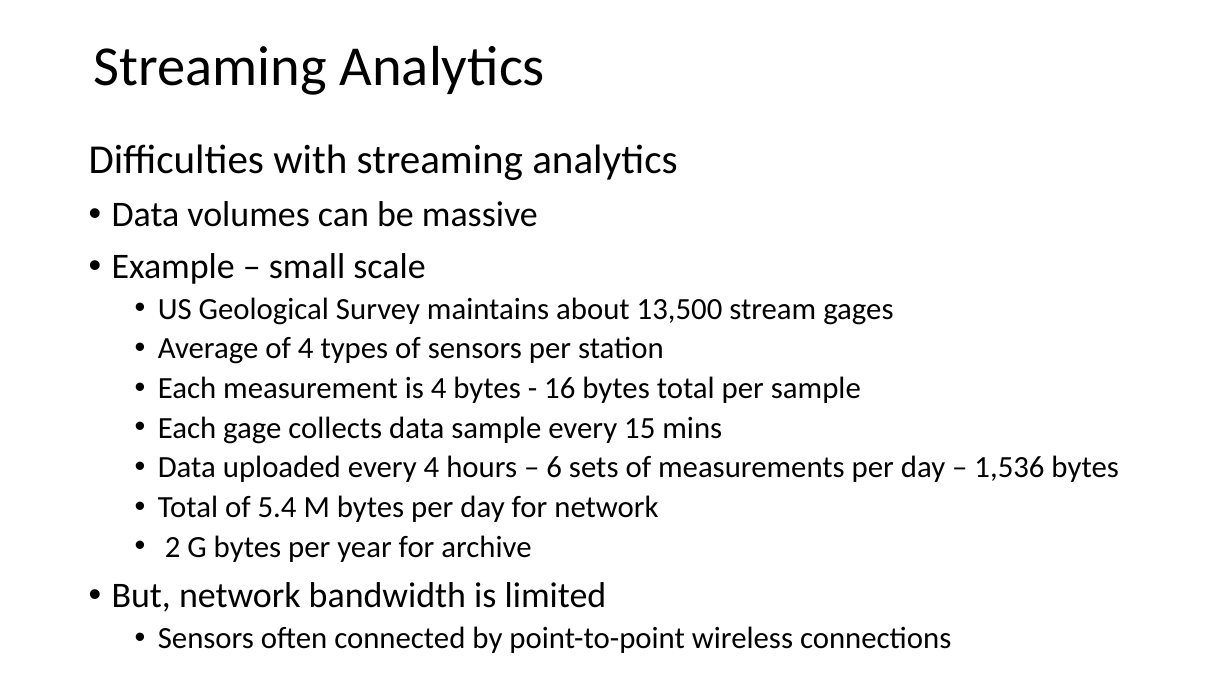
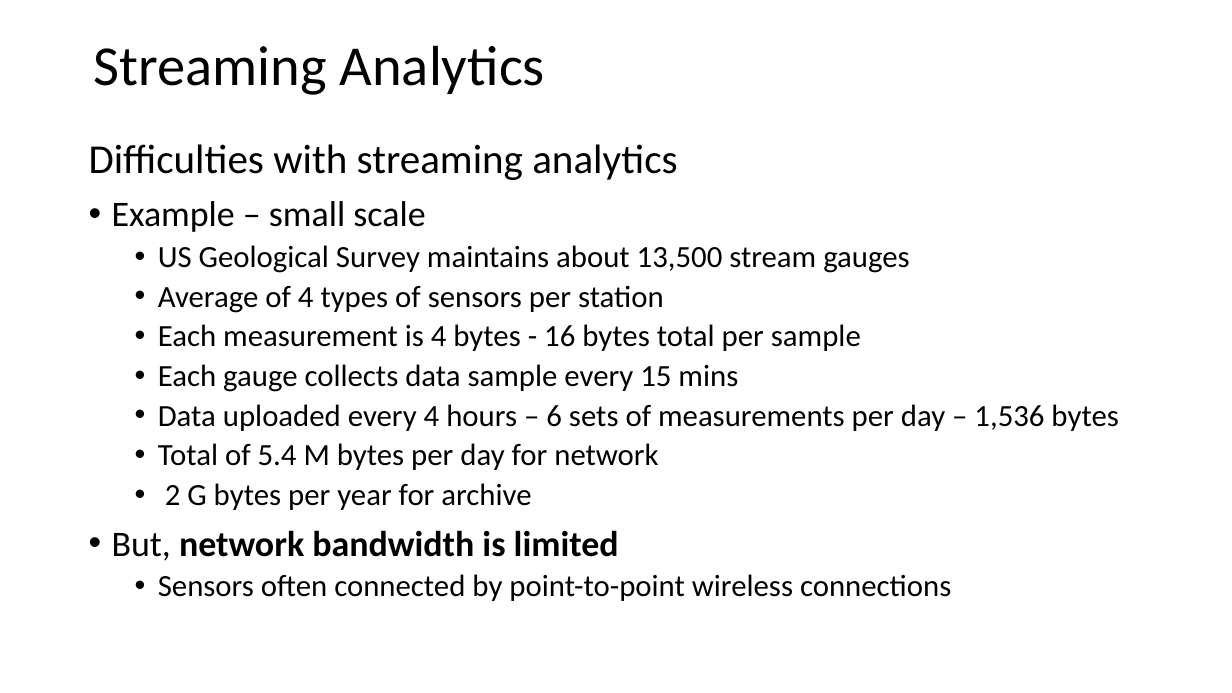
Before and after one commit to tenevian/Harvard-SSP-Data-Mining, a slide deck: slide 5 of slides/3_StreamingAnalytics.pptx. Drawn at 1232x693 pixels with LibreOffice and Linux fonts; fonts in the diff are those of the drawing. Boxes give left, top, right and bottom in pixels: in the first picture for what was removed or moved away, otherwise in the second. Text is boxed around its words. In the diff, an @@ line names an element or a change of style, - is before the commit and + after.

Commit message:
Edits to slide deck

```diff
--- a/slides/3_StreamingAnalytics.pptx
+++ b/slides/3_StreamingAnalytics.pptx
@@ text at [112, 201, 538, 227]: paragraph removed @@
-• Data volumes can be massive
@@ text at [158, 245, 909, 273]: text changed @@
-  • US Geological Survey maintains about 13,500 stream gages
+  • US Geological Survey maintains about 13,500 stream gauges
@@ text at [158, 364, 738, 392]: text changed @@
-  • Each gage collects data sample every 15 mins
+  • Each gauge collects data sample every 15 mins
@@ text at [112, 530, 619, 561]: bold on in "network bandwidth is limited" @@
```
Also in this commit, not shown: 5 other slides changed, 2 slides added.
